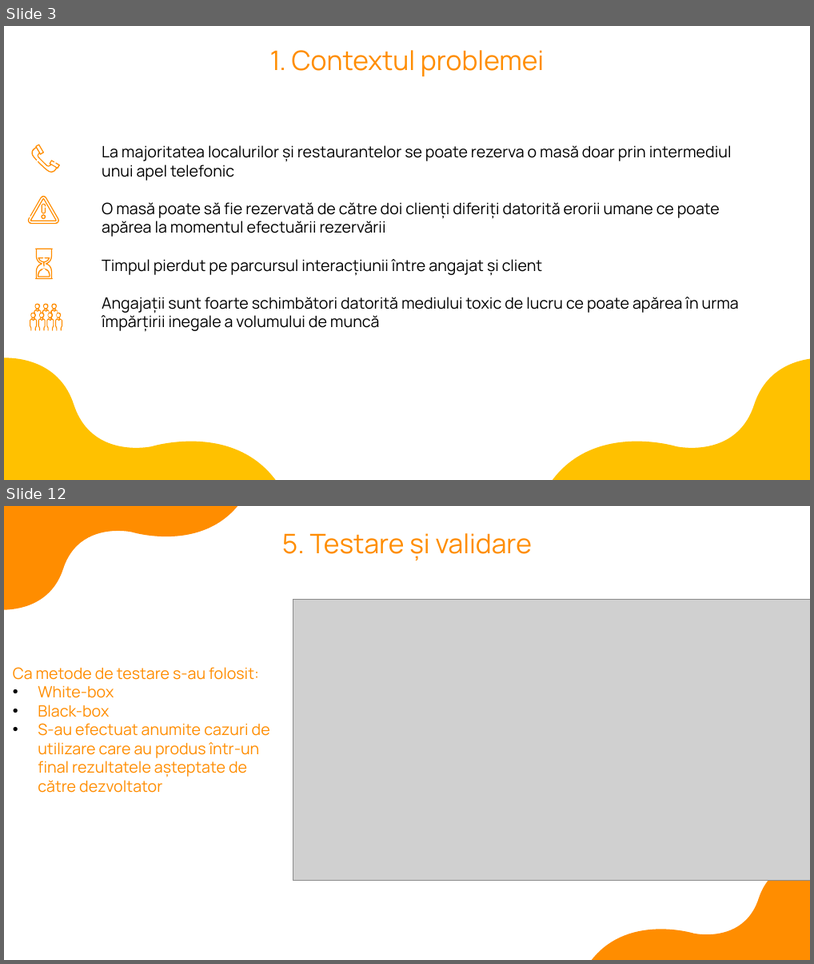
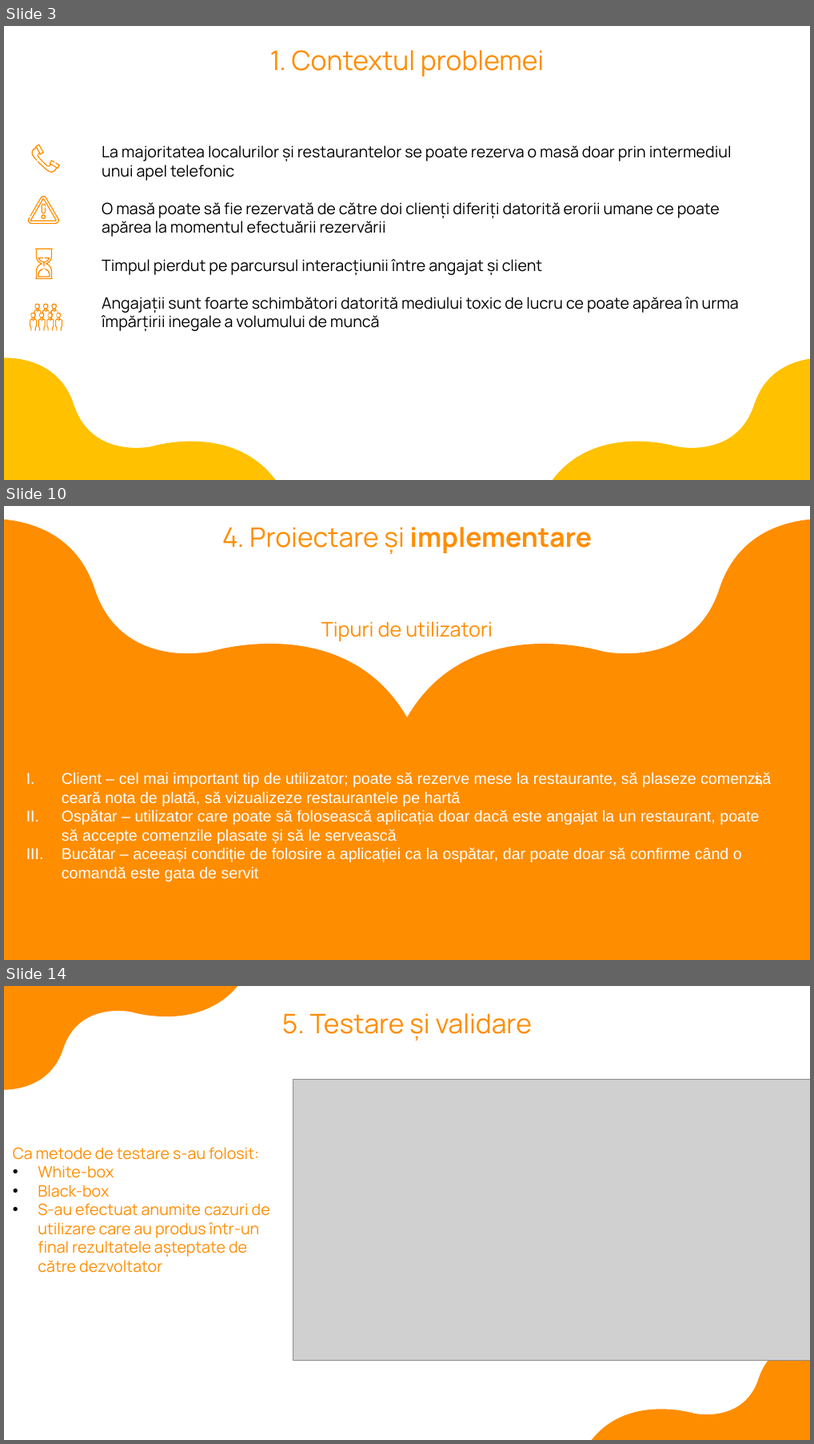
Before and after one commit to StanciuOctav/QuickPlate, a slide deck: QuickPlate/Stanciu_Ioan_Octavian_prezentare.pptx. Shown one above the other, each under a label of ours: slides 3 and 12 before the commit, slides 3, 10 and 14 after it; the slides between them are not shown. The pictures are 814x964 and 814x1444 pixels, drawn with LibreOffice and Linux fonts; fonts in the diff are those of the drawing; grey boxes stand for pictures. Boxes give left, top, right and bottom in pixels: in the first picture for what was removed or moved away, otherwise in the second. Text is boxed around its words. In the diff, an @@ line names an element or a change of style, - is before the commit and + after.

```diff
--- a/QuickPlate/Stanciu_Ioan_Octavian_prezentare.pptx
+++ b/QuickPlate/Stanciu_Ioan_Octavian_prezentare.pptx
@@ slide 10 added at (4,506,810,960), background #FFFFFF @@
@@ freeform shape added at (4,519,810,780), fill #FF8D00 @@
@@ text added at (222,527,592,641), 24 pt, text #FF8D00 @@
+4. Proiectare și implementare
+Tipuri de utilizatori
@@ rectangle added at (4,762,810,960), fill #FF8D00 @@
@@ text added at (62,772,772,881), 14 pt, text #FFFFFF @@
+I. Client – cel mai important tip de utilizator; poate să rezerve mese la restaurante, să plaseze comenzi, să ceară nota de plată, să vizualizeze restaurantele pe hartă
+II. Ospătar – utilizator care poate să folosească aplicația doar dacă este angajat la un restaurant, poate să accepte comenzile plasate și să le servească
+III. Bucătar – aceeași condiție de folosire a aplicației ca la ospătar, dar poate doar să confirme când o comandă este gata de servit
@@ what was slide 12 is now slide 14 @@
```
Also in this commit, not shown: 6 slides changed, 3 other slides added, 2 slides removed, 8 other files.
